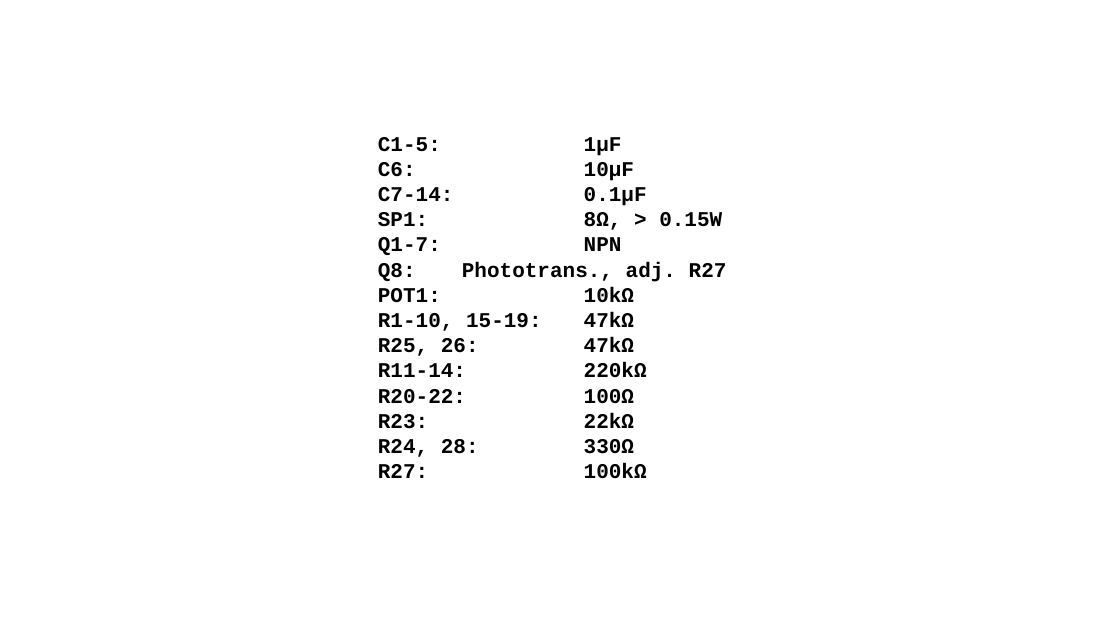
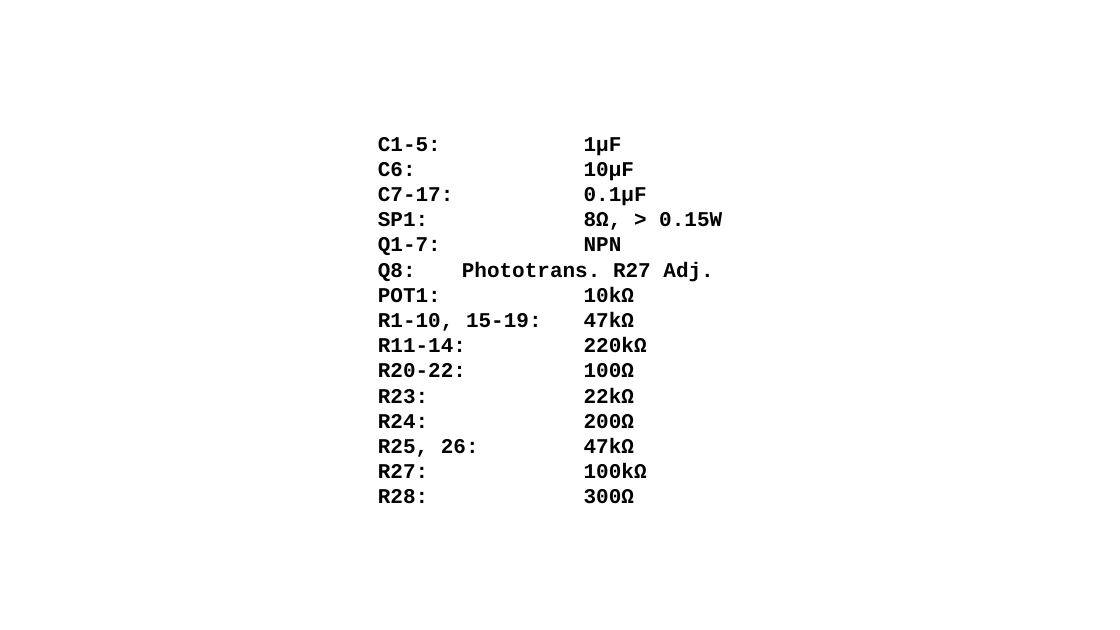
Before and after one commit to vilhelmen/accessory_board, a slide deck: slide 3 of images.pptx. Drawn at 1120x630 pixels with LibreOffice and Linux fonts; fonts in the diff are those of the drawing. Boxes give left, top, right and bottom in pixels: in the first picture for what was removed or moved away, otherwise in the second. Text is boxed around its words. In the diff, an @@ line names an element or a change of style, - is before the commit and + after.

```diff
--- a/images.pptx
+++ b/images.pptx
@@ text at (378,187,647,206): text changed @@
-C7-14: 0.1µF
+C7-17: 0.1µF
@@ text at (378,262,713,282): text changed @@
-Q8: Phototrans., adj. R27
+Q8: Phototrans. R27 Adj.
@@ text at (378,337,634,356): paragraph removed @@
-R25, 26: 47kΩ
@@ text at (378,414,634,457): text changed @@
-R24, 28: 330Ω
+R24: 200Ω
+R25, 26: 47kΩ
@@ text at (378,489,634,504): paragraph added @@
+R28: 300Ω
```
Also in this commit, not shown: 1 other slide changed, 3 other files.
